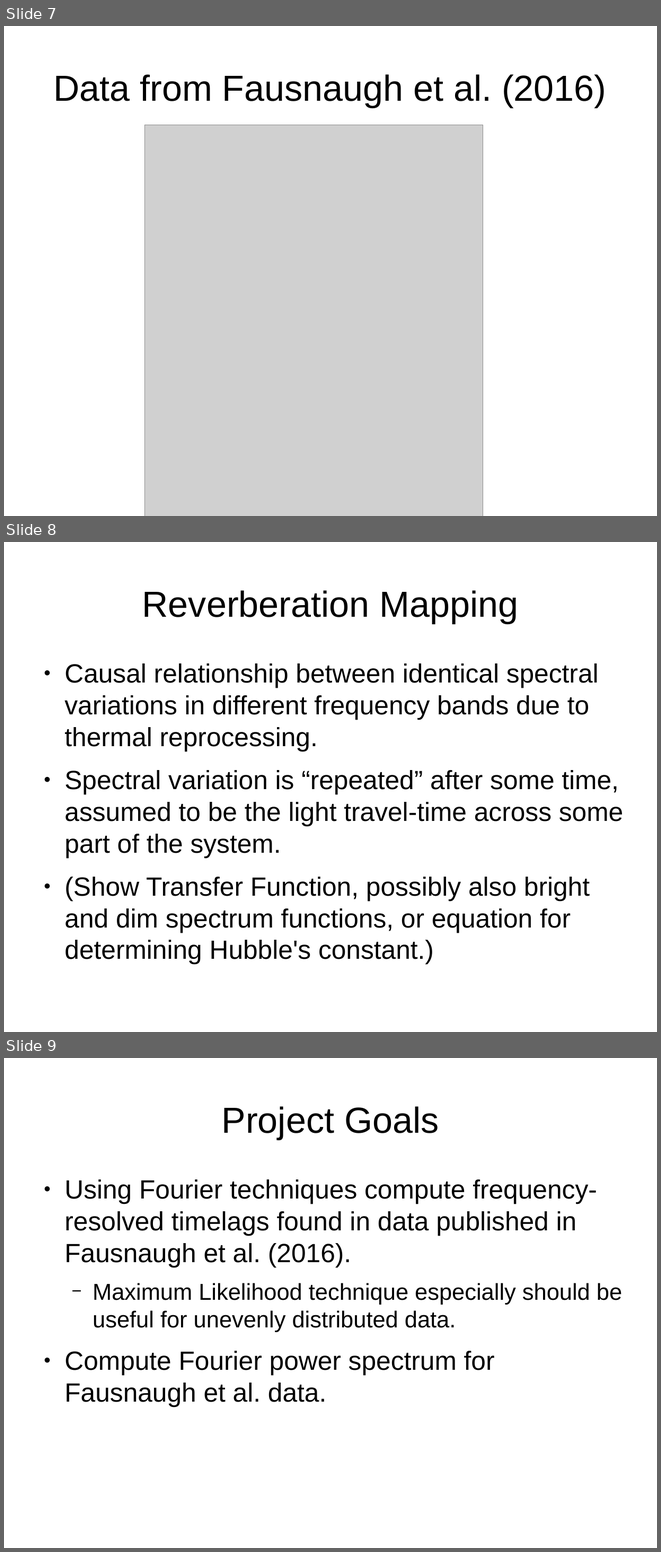
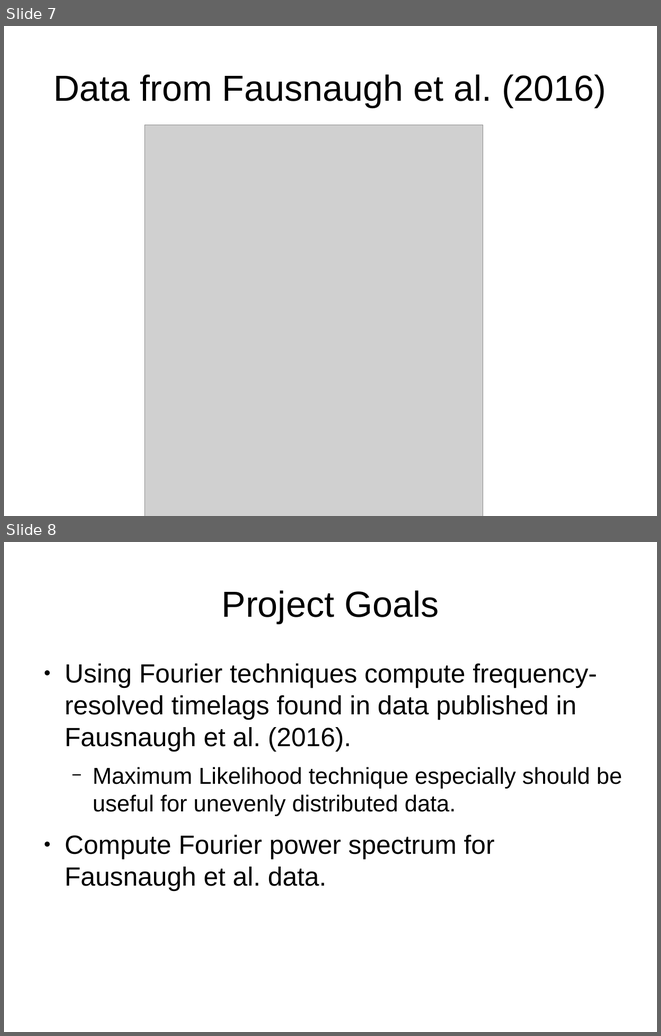
Before and after one commit to othocaes/fourier-agn, a slide deck: pres/intro.odp. Shown one above the other, each under a label of ours: slides 7, 8 and 9 before the commit, slides 7 and 8 after it. The pictures are 661x1552 and 661x1036 pixels, drawn with LibreOffice and Linux fonts; fonts in the diff are those of the drawing; grey boxes stand for pictures. Boxes give left, top, right and bottom in pixels: in the first picture for what was removed or moved away, otherwise in the second. Text is boxed around its words. In the diff, an @@ line names an element or a change of style, - is before the commit and + after.

```diff
--- a/pres/intro.odp
+++ b/pres/intro.odp
@@ slide 8 removed at (4,542,657,1032), background #FFFFFF @@
@@ title removed at (142,590,518,623) @@
-Reverberation Mapping
@@ text removed at (64,663,623,932) @@
-● Causal relationship between identical spectral variations in different frequency bands due to thermal reprocessing.
-● Spectral variation is “repeated” after some time, assumed to be the light travel-time across some part of the system.
-● (Show Transfer Function, possibly also bright and dim spectrum functions, or equation for determining Hubble's constant.)
@@ what was slide 9 is now slide 8 @@
```
Also in this commit, not shown: 2 slides changed, 3 slides added.
